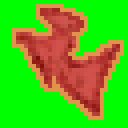
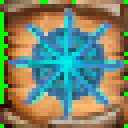
Before/after of a 128 x 128 layered artwork. What changed in the layer stack:
renamed "angel_face_user_smiley_wing-512.png" to "hallow.png", painted on it over [8, 8, 124, 120]
showed "Spell-A BGND", painted on it over [0, 0, 128, 128]
hid "Spell-C BGND", painted on it over [0, 0, 128, 128]
